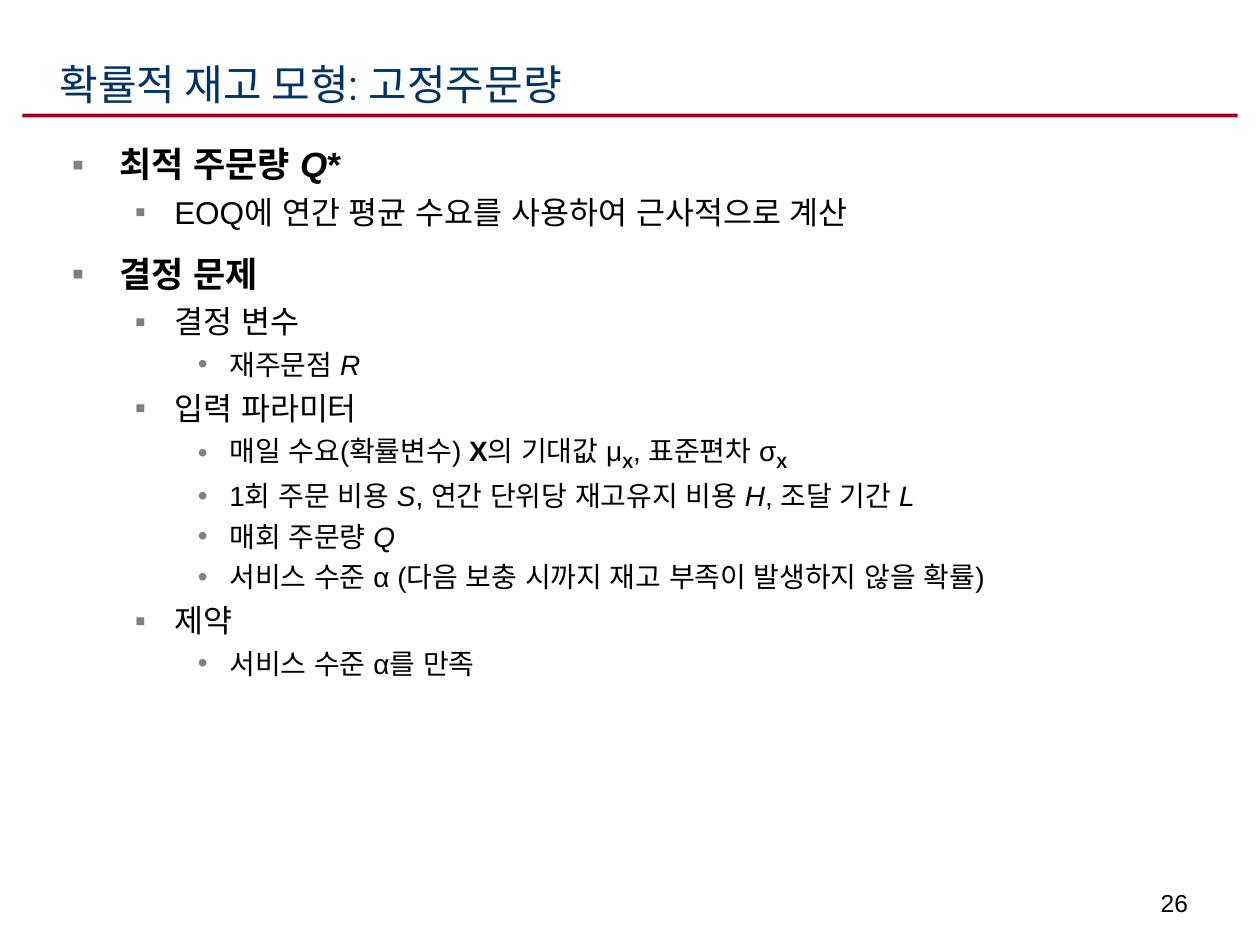
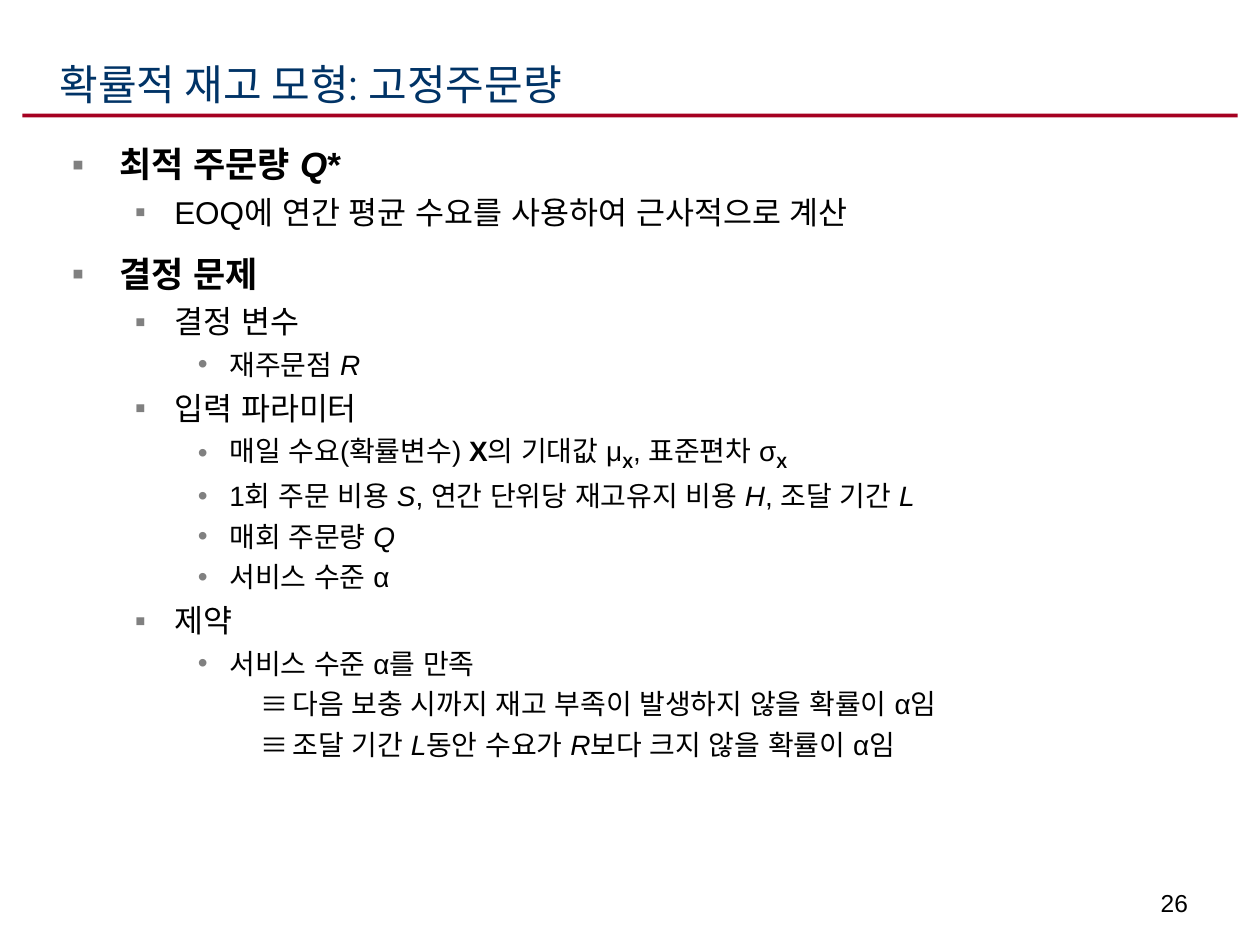
Before and after one commit to ikelab/courses, a slide deck: slide 26 of ppc2016/c12.ppt. Drawn at 1260x945 pixels with LibreOffice and Linux fonts; fonts in the diff are those of the drawing. Boxes give left, top, right and bottom in pixels: in the first picture for what was removed or moved away, otherwise in the second. Text is boxed around its words. In the diff, an @@ line names an element or a change of style, - is before the commit and + after.

```diff
--- a/ppc2016/c12.ppt
+++ b/ppc2016/c12.ppt
@@ text at (229, 564, 389, 590): text changed @@
-    • 서비스 수준 α (다음 보충 시까지 재고 부족이 발생하지 않을 확률)
+    • 서비스 수준 α
@@ text at (292, 690, 937, 758): paragraphs added @@
+      ≡ 다음 보충 시까지 재고 부족이 발생하지 않을 확률이 α임
+      ≡ 조달 기간 L동안 수요가 R보다 크지 않을 확률이 α임
```
Also in this commit, not shown: 11 other slides changed.
